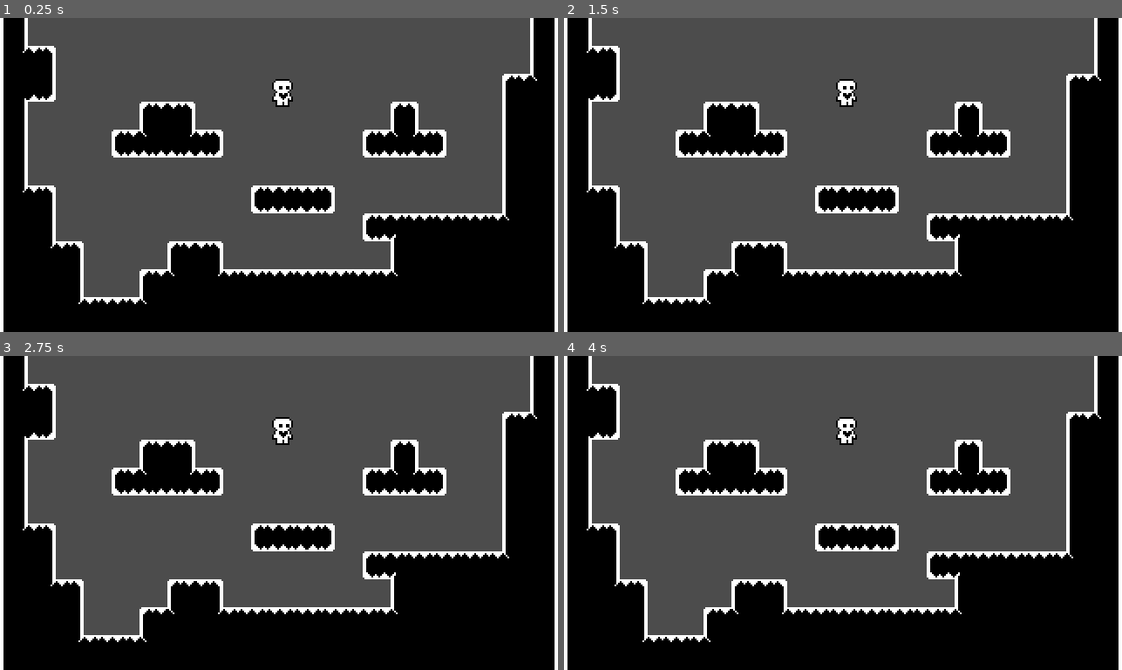
Above: before the commit, frames 1-4 (two rows, left to right).
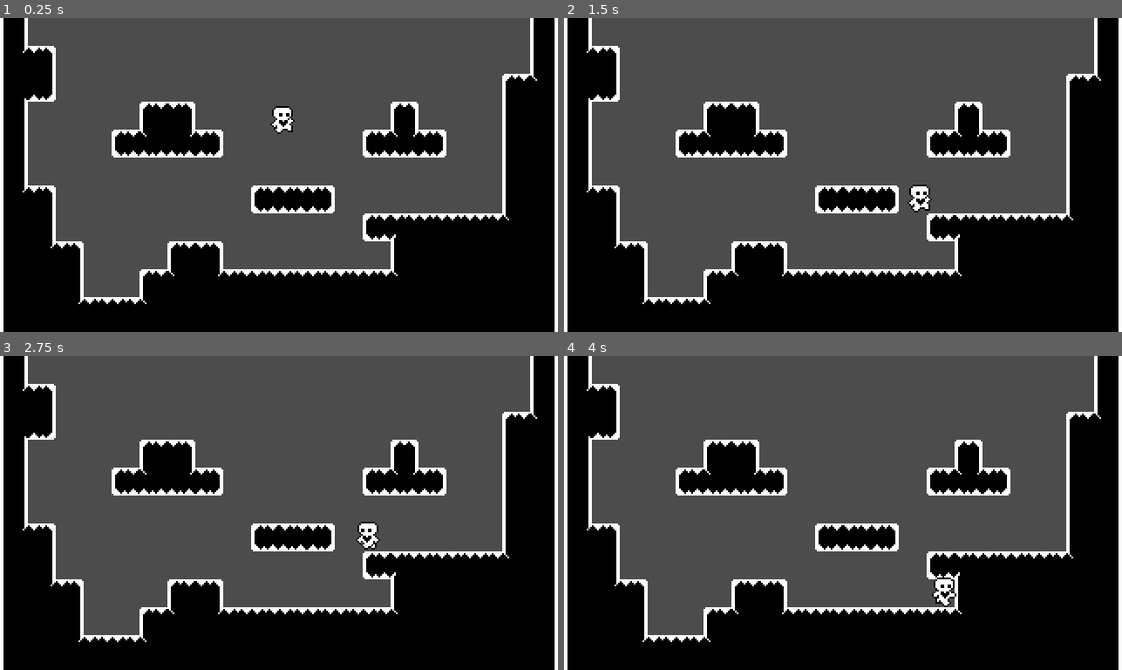
Above: after the commit, the same moments.

Repository: lt-256/generic-platform
Game: Godot game, scene res://Scenes/World.tscn
Two runs of this game, one before a commit and one after it. Both use one fixed random seed, a clock stepped at 60 frames per second and the inputs below. Before the commit the project has no main scene; this scene is started directly in both runs.
Inputs:
- Up to frame 1 (0.25 s): no input
- Up to frame 2 (1.5 s): hold Right (ui_right) from 0.53 s (still down); tap Up (ui_up) at 0.77 s
- Up to frame 3 (2.75 s): tap Up (ui_up) at 1.52 s; release Right (ui_right) at 2.03 s; hold Left (ui_left) from 2.03 s (still down)
- Up to frame 4 (4 s): release Left (ui_left) at 2.78 s; hold Right (ui_right) from 2.78 s (still down); tap Up (ui_up) at 3.02, 3.77 s

The runs differ from the first frame. In frame 1, 0.6% of the frame differs, in the area x 48-53%, y 19-37%; in frame 2, 0.6%; in frame 3, 0.6%; in frame 4, 0.6%, in the area x 48-71%, y 19-80%.
Error before the commit: Division By Zero in operator '/'. (res://Scripts/Player.gd:13)

Commit message:
Setting main scene to World.tscn, setting player exported variables, adding jump animation

Diff:
--- a/Scenes/Player.tscn
+++ b/Scenes/Player.tscn
@@ -34,6 +34,22 @@
 "values": [ 0 ]
 }
 
+[sub_resource type="Animation" id=4]
+resource_name = "jump"
+length = 0.1
+tracks/0/type = "value"
+tracks/0/path = NodePath("Sprite:frame")
+tracks/0/interp = 1
+tracks/0/loop_wrap = true
+tracks/0/imported = false
+tracks/0/enabled = true
+tracks/0/keys = {
+"times": PoolRealArray( 0 ),
+"transitions": PoolRealArray( 1 ),
+"update": 1,
+"values": [ 6 ]
+}
+
 [sub_resource type="Animation" id=3]
 resource_name = "run"
 length = 0.6
@@ -66,4 +82,5 @@
 [node name="AnimationPlayer" type="AnimationPlayer" parent="."]
 anims/RESET = SubResource( 1 )
 anims/idle = SubResource( 2 )
+anims/jump = SubResource( 4 )
 anims/run = SubResource( 3 )
--- a/Scenes/World.tscn
+++ b/Scenes/World.tscn
@@ -13,3 +13,7 @@
 
 [node name="Player" parent="." instance=ExtResource( 2 )]
 position = Vector2( 162, 51 )
+move_speed = 200.0
+jump_height = 40.0
+jump_time_to_peak = 0.5
+jump_time_to_descent = 0.4
--- a/project.godot
+++ b/project.godot
@@ -11,6 +11,7 @@
 [application]
 
 config/name="generic-platform"
+run/main_scene="res://Scenes/World.tscn"
 config/icon="res://icon.png"
 
 [display]
Not shown: 1 places in Scenes/Player.tscn that only renumber resources
